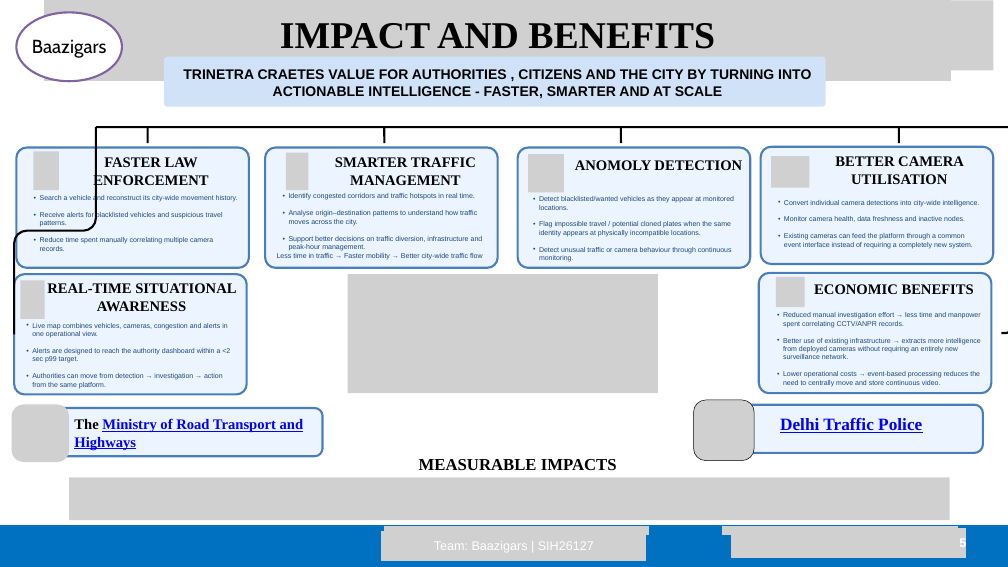
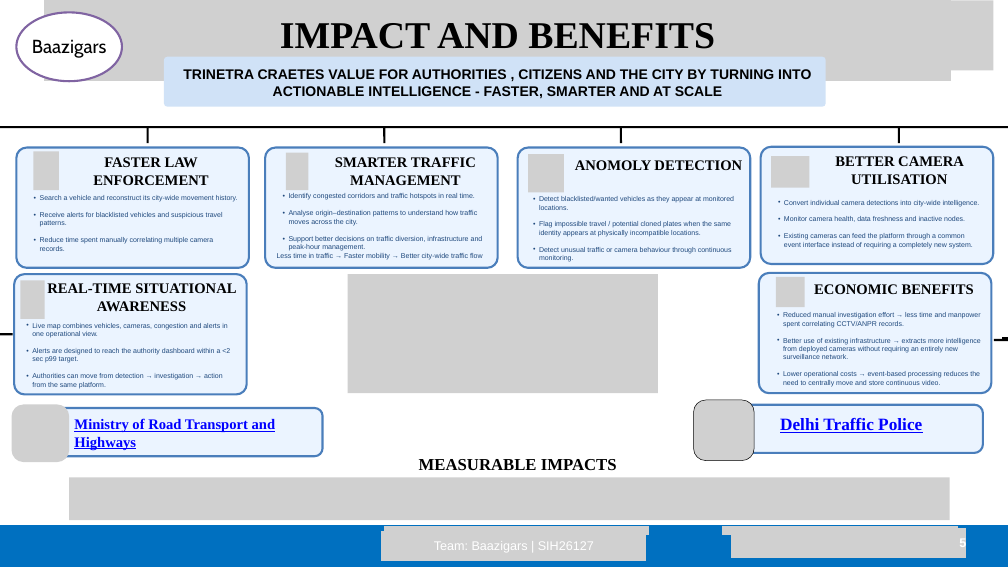
Before and after one commit to officialxerocodes-cloud/BAAZIGARS-SIH26127, a slide deck: slide 5 of presentation/BAAZIGARS_SIH2026_PRESENTATION.pptx. Drawn at 1008x567 pixels with LibreOffice and Linux fonts; fonts in the diff are those of the drawing; grey boxes stand for pictures. Boxes give left, top, right and bottom in pixels: in the first picture for what was removed or moved away, otherwise in the second. Text is boxed around its words. In the diff, an @@ line names an element or a change of style, - is before the commit and + after.

Commit message:
update ppt

```diff
--- a/presentation/BAAZIGARS_SIH2026_PRESENTATION.pptx
+++ b/presentation/BAAZIGARS_SIH2026_PRESENTATION.pptx
@@ line moved from (96, 127) - (1008, 127) to (0, 127) - (1008, 127) @@
@@ freeform shape: place and size @@
-freeform shape at bbox=[14, 127, 96, 334]
+freeform shape at bbox=[0, 132, 13, 334]
@@ freeform shape added at bbox=[994, 128, 1008, 340], outline #000000 3 pt @@
@@ freeform shape: place and size @@
-freeform shape at bbox=[1001, 127, 1008, 333]
+freeform shape at bbox=[1002, 136, 1008, 338]
@@ text at bbox=[74, 418, 276, 450]: text changed @@
-The Ministry of Road Transport and Highways
+Ministry of Road Transport and Highways
```
Also in this commit, not shown: 4 other slides changed.
